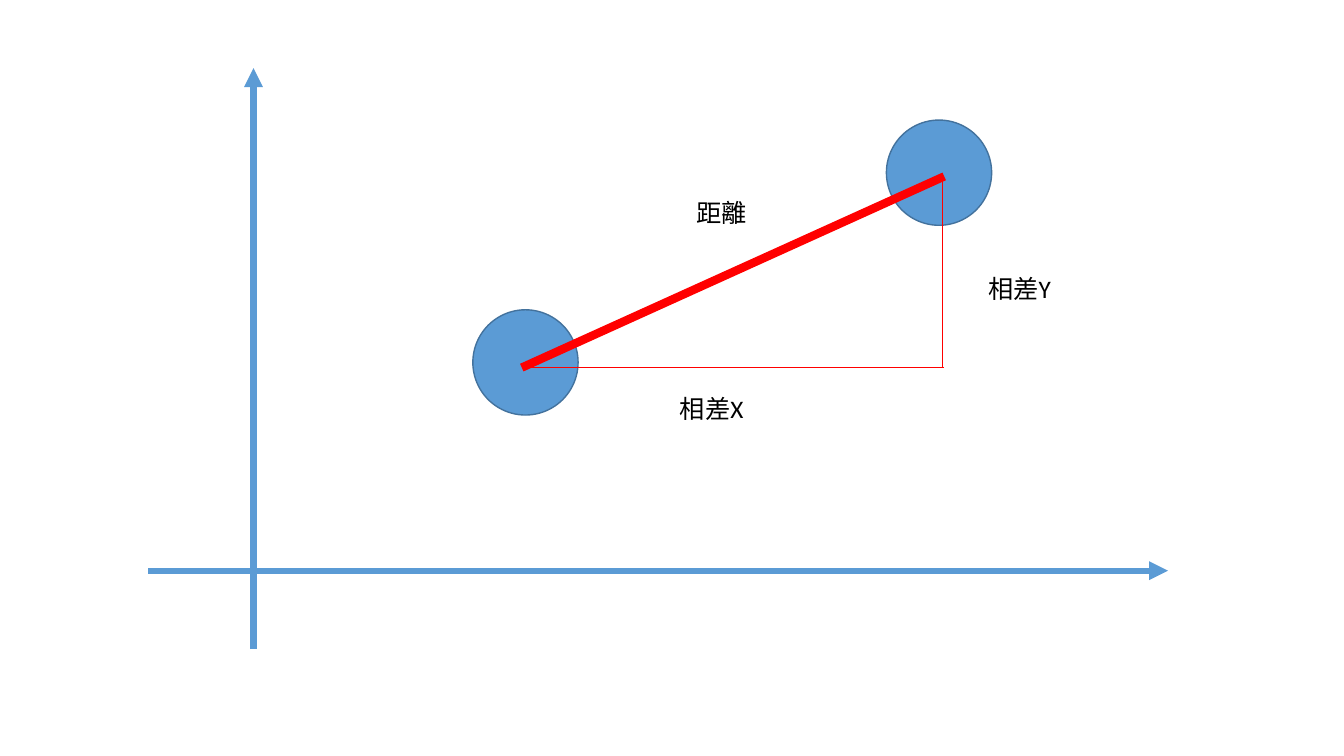
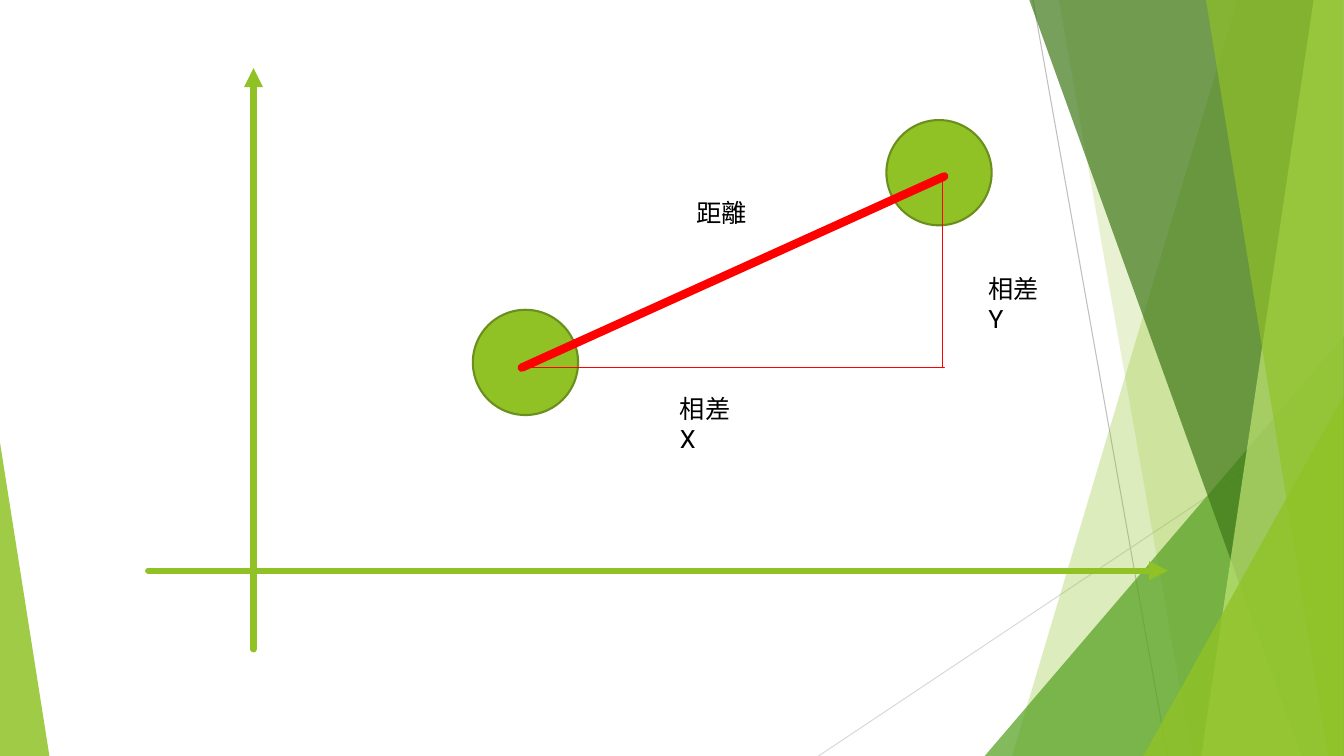
Before and after one commit to Freedom1026/Canvas, a slide deck: slide 14 of 保衛潛艇戰(守城遊戲).pptx. Drawn at 1344x756 pixels with LibreOffice and Linux fonts; fonts in the diff are those of the drawing. Boxes give left, top, right and bottom in pixels: in the first picture for what was removed or moved away, otherwise in the second. Text is boxed around its words. In the diff, an @@ line names an element or a change of style, - is before the commit and + after.

```diff
--- a/保衛潛艇戰(守城遊戲).pptx
+++ b/保衛潛艇戰(守城遊戲).pptx
@@ arrow (253, 649) - (253, 69): stroke #5B9BD5 4.5 pt to #90C226 4.5 pt @@
@@ ellipse at <box>886,120,991,225</box>: fill #5B9BD5 to #90C226; outline #43739E 1 pt to #6B901C 1.5 pt @@
@@ line (943, 368) - (943, 176): stroke #FF0000 0.5 pt to #FF0000 1 pt @@
@@ text "相差Y" at <box>988,276,1038,328</box>: font Calibri to Roboto @@
@@ ellipse at <box>473,310,578,414</box>: fill #5B9BD5 to #90C226; outline #43739E 1 pt to #6B901C 1.5 pt @@
@@ line (525, 368) - (945, 368): stroke #FF0000 0.5 pt to #FF0000 1 pt @@
@@ text "相差X" at <box>680,396,730,448</box>: font Calibri to Roboto @@
@@ group added at <box>0,0,1344,756</box>: 5 freeform shapes, 3 triangles, 2 lines @@
@@ arrow (148, 571) - (1169, 571): stroke #5B9BD5 4.5 pt to #90C226 4.5 pt @@
```
Also in this commit, not shown: 7 other slides changed, 3 other files.
